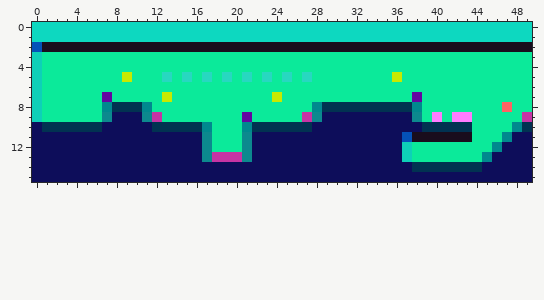
A pixel-art sprite gets an edit: Progetto_prog_3/res/lvls/1.png. Above, as it was before the edit.
The file is 50x16 pixels. Colours within 5 levels of each other are drawn and written as one.
New version:
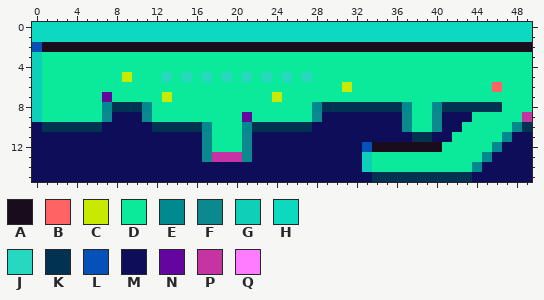
Palette (. is transparent): A #190d1d  B #ff6363  C #c8ea00  D #0bea9a  E #00898e  F #0c898e  G #0ed0b8  H #0dd8c0  J #27d8c0  K #013251  L #0451b8  M #0d0d5a  N #6405a0  P #c634a4  Q #ff7bff
Difference:
Colour D gives way to colour A in row 12 at x 38 to 40.
Colour G gives way to colour A in row 12 at x 37.
Colour M gives way to colour A in row 12 at x 34 to 36.
Colour D gives way to colour B in row 6 at x 46.
Colour D gives way to colour C in row 6 at x 31.
Colour A gives way to colour D in row 11 at x 42 to 43.
Colour B gives way to colour D in row 8 at x 47.
Colour C gives way to colour D in row 5 at x 36.
Colour E gives way to colour D in row 8 at x 38.
Colour F gives way to colour D in row 9 at x 38.
Colour G gives way to colour D in row 13 at x 37.
Colour K gives way to colour D in row 10 at x 39 and 43; in row 14 at x 38 to 43.
Colour M gives way to colour D in row 10 at x 38; in row 13 at x 34 to 36; in row 14 at x 34 to 37.
Colour N gives way to colour D in row 7 at x 38.
Colour P gives way to colour D in row 9 at x 12 and 27.
Colour D gives way to colour E in row 8 at x 40.
Colour K gives way to colour E in row 8 at x 37; in row 14 at x 44.
Colour K gives way to colour F in row 10 at x 40.
Colour M gives way to colour F in rows 9 to 10 at x 37.
Colour Q gives way to colour F in row 9 at x 40.
Colour M gives way to colour G in rows 13 to 14 at x 33.
Colour A gives way to colour K in row 11 at x 38 to 39.
Colour D gives way to colour K in row 8 at x 41 to 46.
Colour M gives way to colour K in row 15 at x 34 to 43.
Colour M gives way to colour L in row 12 at x 33.
Colour A gives way to colour M in row 11 at x 40 to 41.
Colour D gives way to colour M in row 9 at x 41.
Colour K gives way to colour M in row 10 at x 41 to 42.
Colour L gives way to colour M in row 11 at x 37.
Colour Q gives way to colour M in row 9 at x 42 to 43.
Where, in picture pixels (left, top, right, bottom), the same in both pictures:
changed: (362, 72, 512, 182)
changed: (302, 82, 352, 122)
changed: (152, 112, 162, 122)
